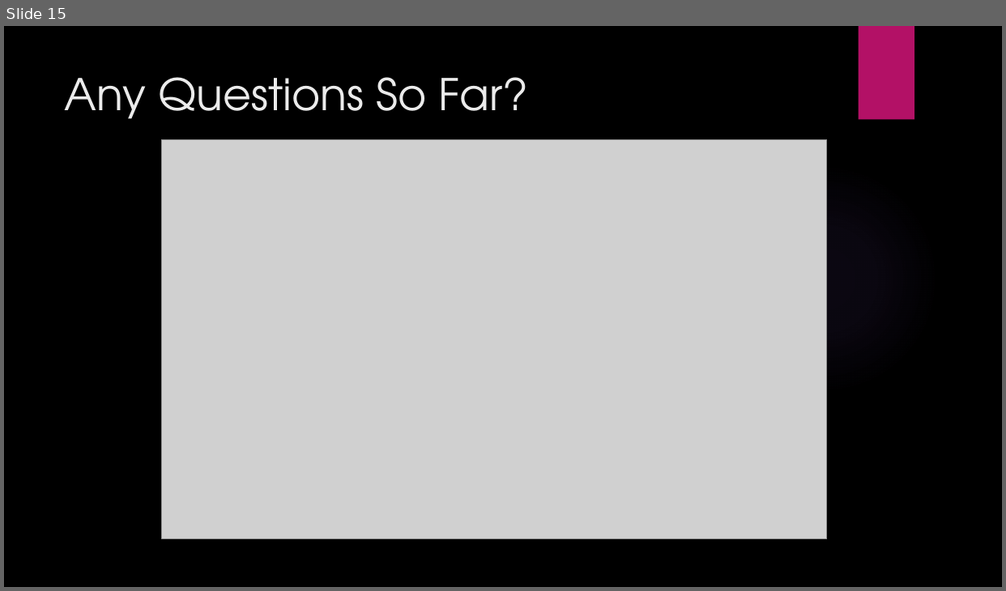
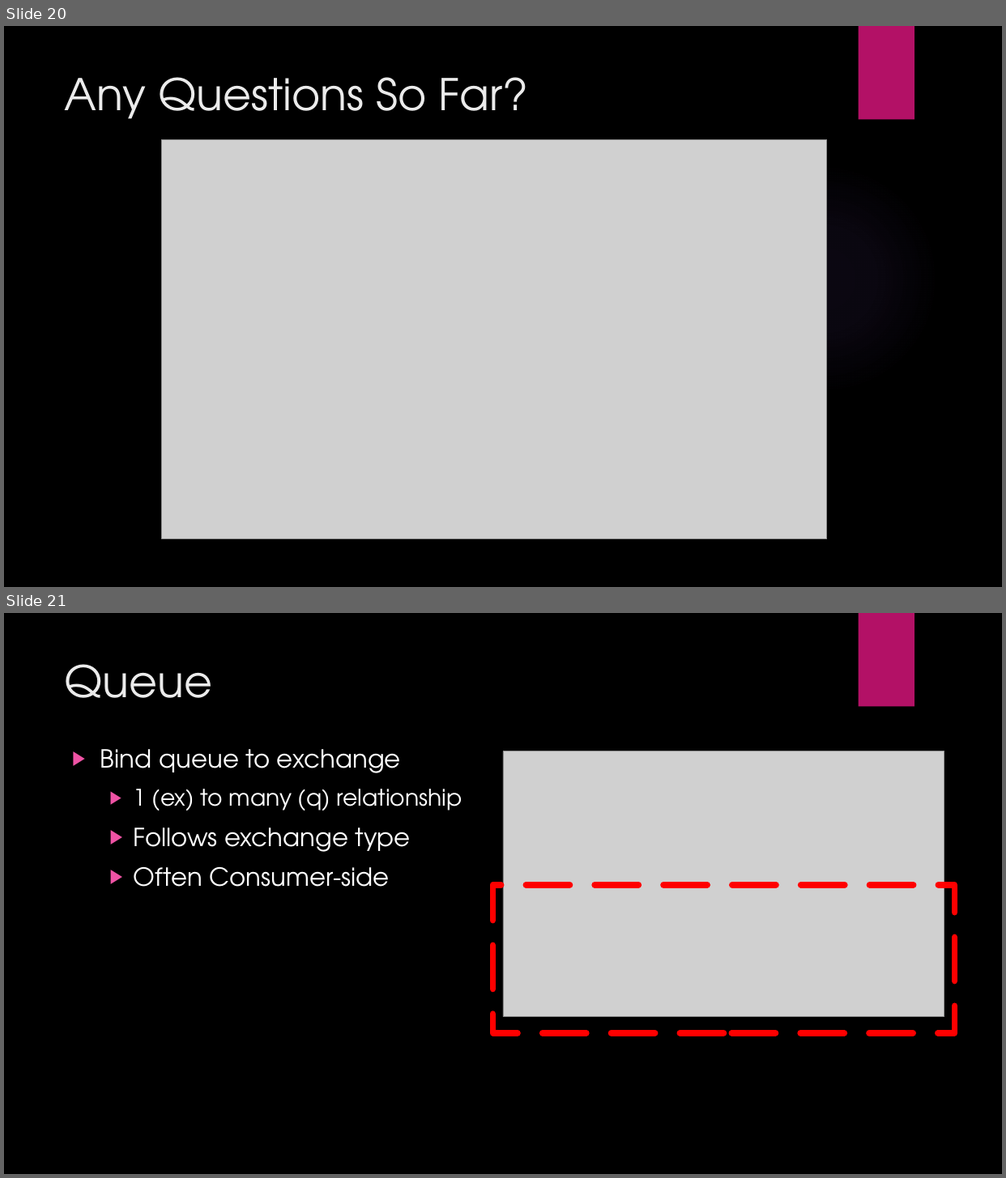
Before and after one commit to ryaovan/rabbitmq-tutorial, a slide deck: Rabbitmq lecture.pptx. Shown one above the other, each under a label of ours: slide 15 before the commit, slides 20 and 21 after it. The pictures are 1006x591 and 1006x1178 pixels, drawn with LibreOffice and Linux fonts; fonts in the diff are those of the drawing; grey boxes stand for pictures; background and template pictures are left out. Boxes give left, top, right and bottom in pixels: in the first picture for what was removed or moved away, otherwise in the second. Text is boxed around its words. In the diff, an @@ line names an element or a change of style, - is before the commit and + after.

```diff
--- a/Rabbitmq lecture.pptx
+++ b/Rabbitmq lecture.pptx
@@ slide 21 added at [4, 613, 1002, 1174], background picture (left out); not listed: 2 template elements that a slide beside it also shows @@
@@ title added at [65, 664, 213, 698], 42 pt, text #EBEBEB @@
+Queue
@@ text added at [100, 749, 462, 887], 24 pt, text #FFFFFF @@
+▶ Bind queue to exchange
+  ▶ 1 (ex) to many (q) relationship
+  ▶ Follows exchange type
+  ▶ Often Consumer-side
@@ picture added at [503, 752, 945, 1017] @@
@@ rectangle added at [493, 884, 955, 1033], outline #FF0000 6 pt dashed @@
@@ what was slide 15 is now slide 20 @@
```
Also in this commit, not shown: 6 slides changed, 7 other slides added, 1 slide removed, 10 other files.
